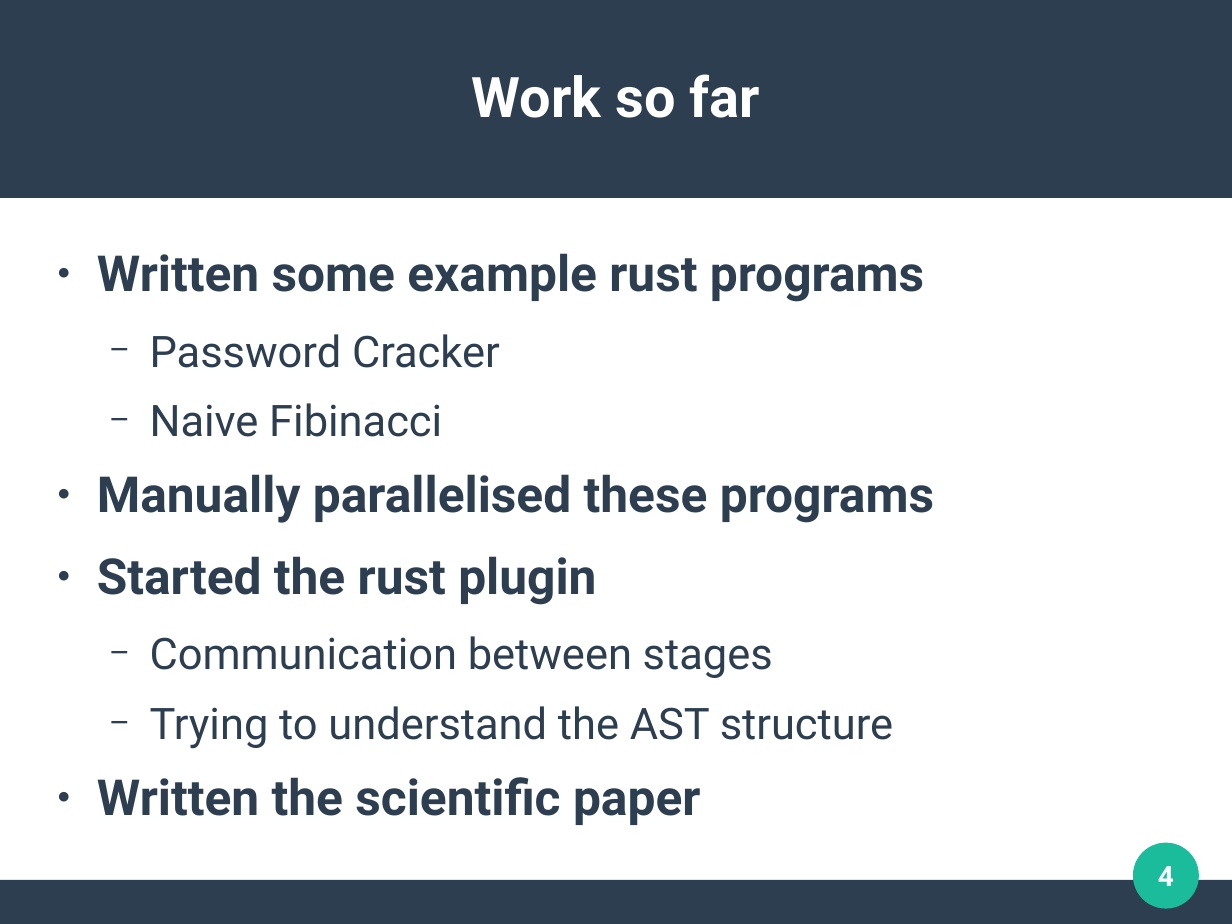
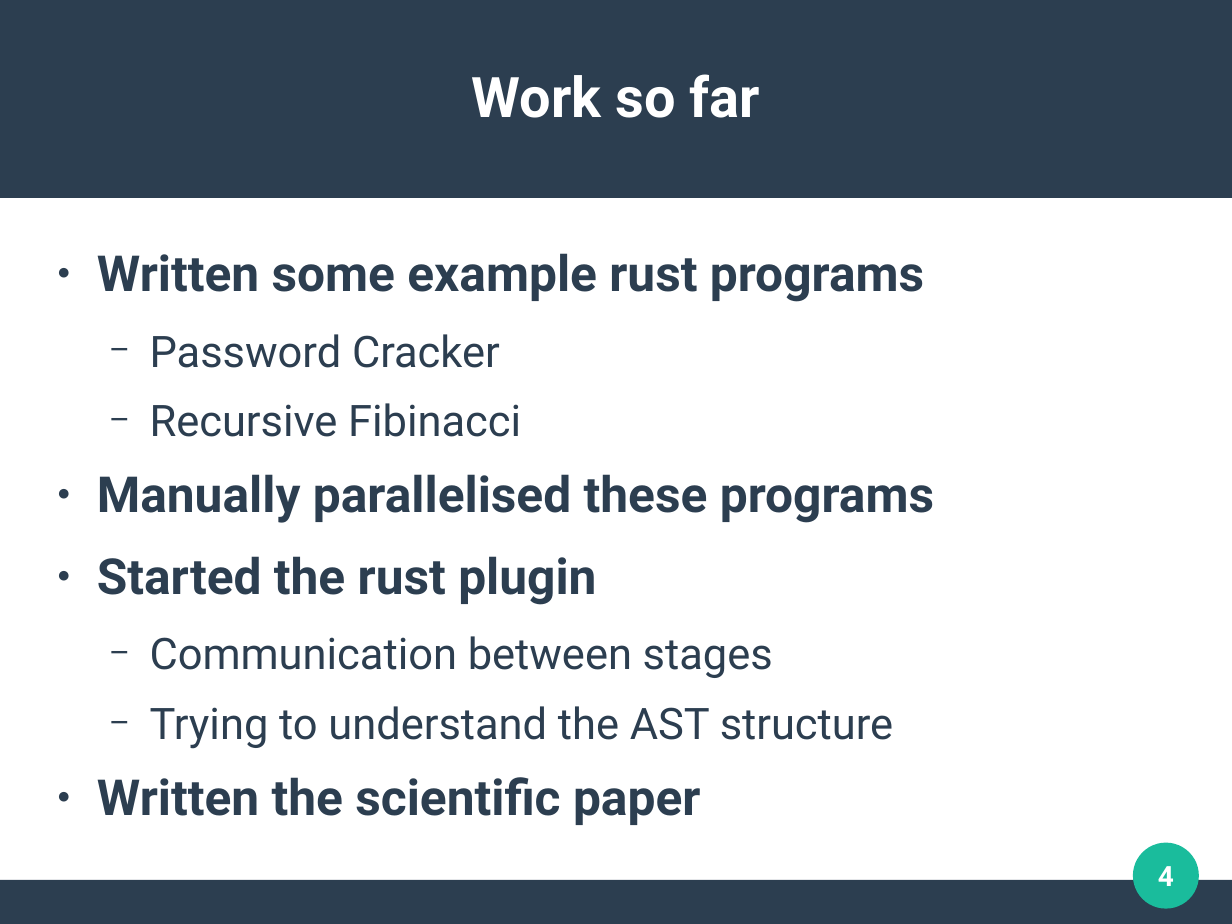
Before and after one commit to MichaelOultram/Auto_Parallelise, a slide deck: slide 4 of docs/inspection.odp. Drawn at 1232x924 pixels with LibreOffice and Linux fonts; fonts in the diff are those of the drawing. Boxes give left, top, right and bottom in pixels: in the first picture for what was removed or moved away, otherwise in the second. Text is boxed around its words. In the diff, an @@ line names an element or a change of style, - is before the commit and + after.

Commit message:
Added inspection presentation

```diff
--- a/docs/inspection.odp
+++ b/docs/inspection.odp
@@ text at (150, 403, 521, 437): text changed @@
-  − Naive Fibinacci
+  − Recursive Fibinacci
```
